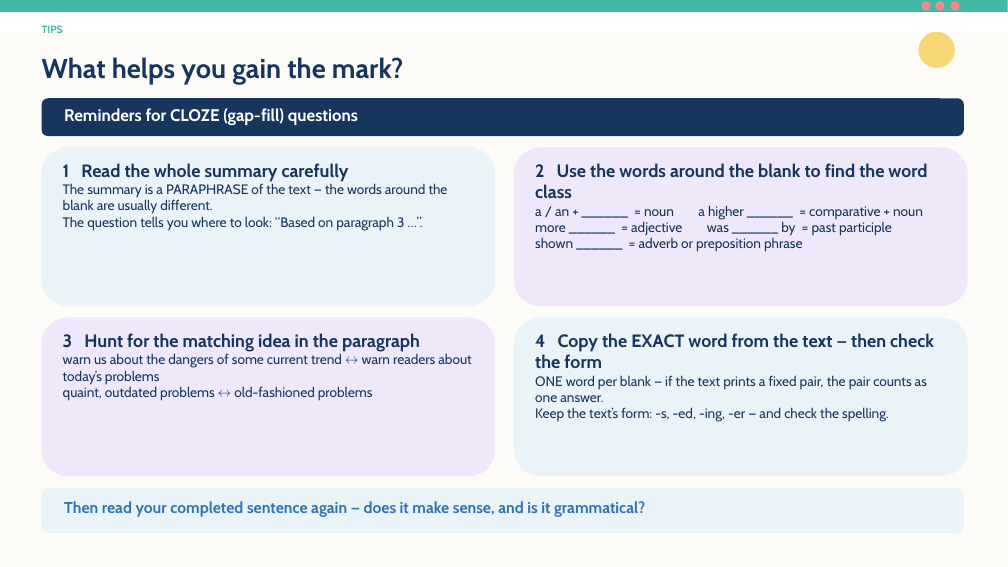
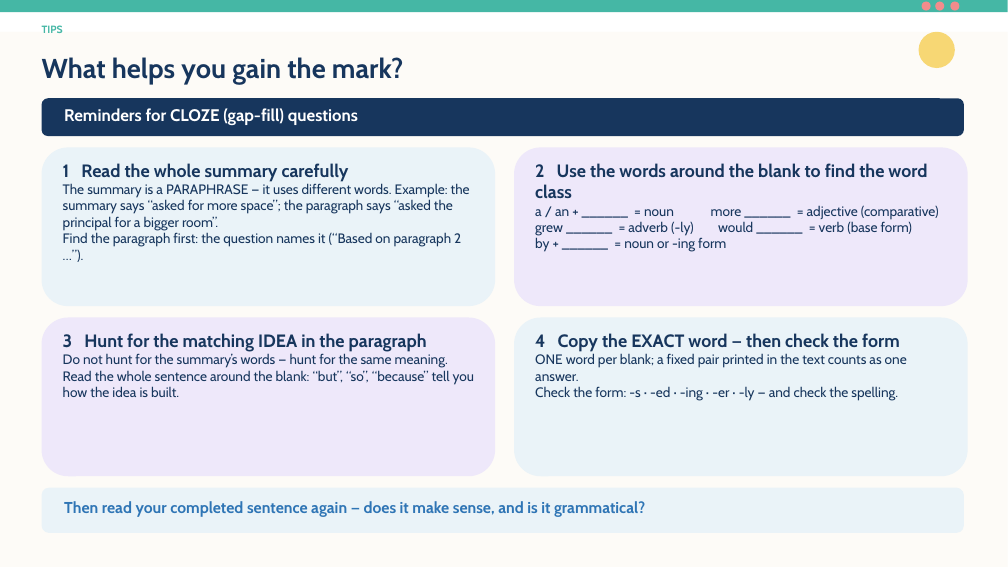
Before and after one commit to flyingbee2026/f6-sp-lesson6, a slide deck: slide 3 of F6_SP_Lesson_6_2013_Part_B2_Cloze_PPT.pptx. Drawn at 1008x567 pixels with LibreOffice and Linux fonts; fonts in the diff are those of the drawing. Boxes give left, top, right and bottom in pixels: in the first picture for what was removed or moved away, otherwise in the second. Text is boxed around its words. In the diff, an @@ line names an element or a change of style, - is before the commit and + after.

```diff
--- a/F6_SP_Lesson_6_2013_Part_B2_Cloze_PPT.pptx
+++ b/F6_SP_Lesson_6_2013_Part_B2_Cloze_PPT.pptx
@@ text at bbox=[63, 183, 470, 247]: text changed @@
-The summary is a PARAPHRASE of the text — the words around the blank are usually different.
-The question tells you where to look: “Based on paragraph 3 …”.
+The summary is a PARAPHRASE — it uses different words. Example: the summary says “asked for more space”; the paragraph says “asked the principal for a bigger room”.
+Find the paragraph first: the question names it (“Based on paragraph 2 …”).
@@ text at bbox=[535, 205, 939, 252]: text changed @@
-a / an + ______ = noun a higher ______ = comparative + noun
-more ______ = adjective was ______ by = past participle
-shown ______ = adverb or preposition phrase
+a / an + ______ = noun more ______ = adjective (comparative)
+grew ______ = adverb (-ly) would ______ = verb (base form)
+by + ______ = noun or -ing form
@@ text at bbox=[63, 333, 474, 397]: text changed @@
-3 Hunt for the matching idea in the paragraph
-warn us about the dangers of some current trend ↔ warn readers about today’s problems
-quaint, outdated problems ↔ old-fashioned problems
+3 Hunt for the matching IDEA in the paragraph
+Do not hunt for the summary’s words — hunt for the same meaning.
+Read the whole sentence around the blank: “but”, “so”, “because” tell you how the idea is built.
@@ text at bbox=[535, 333, 907, 401]: text changed @@
-4 Copy the EXACT word from the text — then check the form
-ONE word per blank — if the text prints a fixed pair, the pair counts as one answer.
-Keep the text’s form: -s, -ed, -ing, -er — and check the spelling.
+4 Copy the EXACT word — then check the form
+ONE word per blank; a fixed pair printed in the text counts as one answer.
+Check the form: -s · -ed · -ing · -er · -ly — and check the spelling.
```
Also in this commit, not shown: 1 slide added, 1 slide removed.
